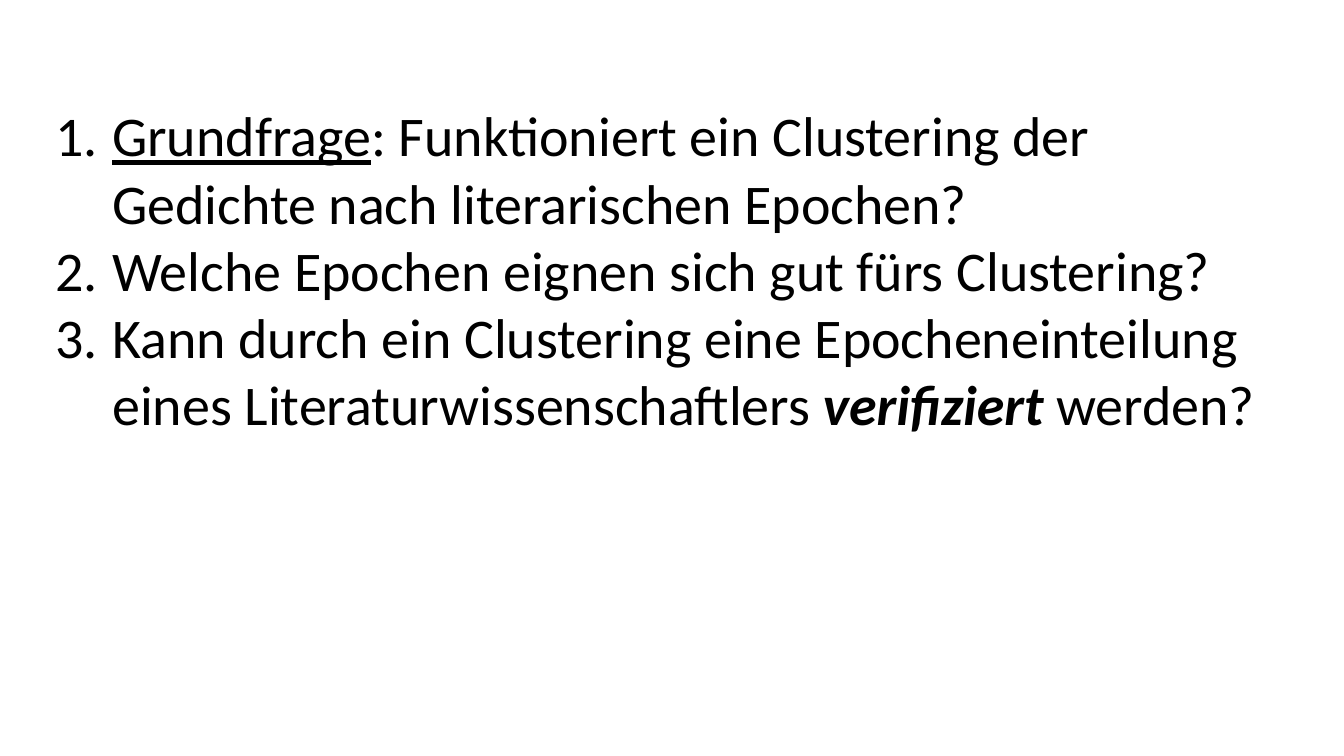
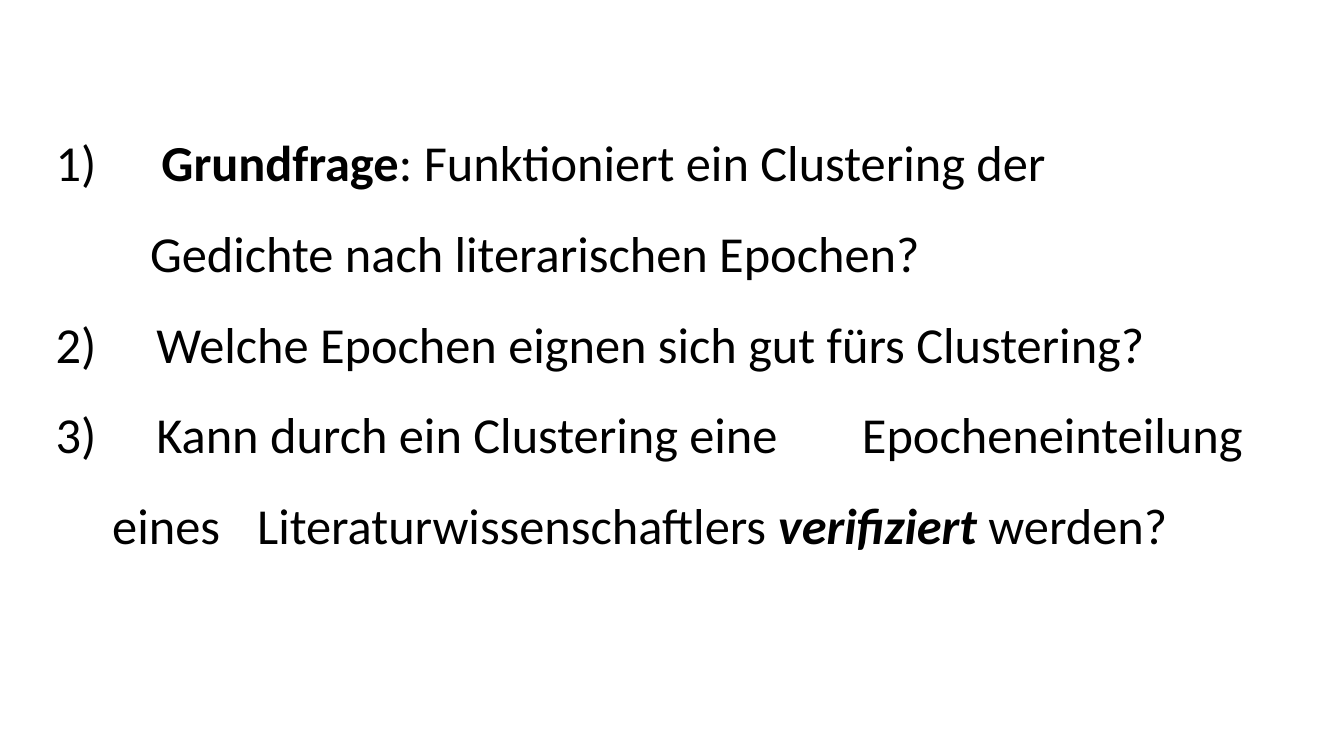
Before and after one commit to realjanpaulus/clusterpoems, a slide deck: slide 14 of literature & presentation/clustering_presentation.pptx. Drawn at 1344x756 pixels with LibreOffice and Linux fonts; fonts in the diff are those of the drawing. Boxes give left, top, right and bottom in pixels: in the first picture for what was removed or moved away, otherwise in the second. Text is boxed around its words. In the diff, an @@ line names an element or a change of style, - is before the commit and + after.

```diff
--- a/literature & presentation/clustering_presentation.pptx
+++ b/literature & presentation/clustering_presentation.pptx
@@ text "Grundfrage: Funktioniert ein Clustering der ..." at <box>112,145,1243,550</box>: size 40 to 36 pt; bold on, underline off in "Grundfrage:"; bullet 1. to 1); line spacing 1 to 1.5 @@
```
Also in this commit, not shown: 1 other slide changed, 2 slides added, 2 other files.
